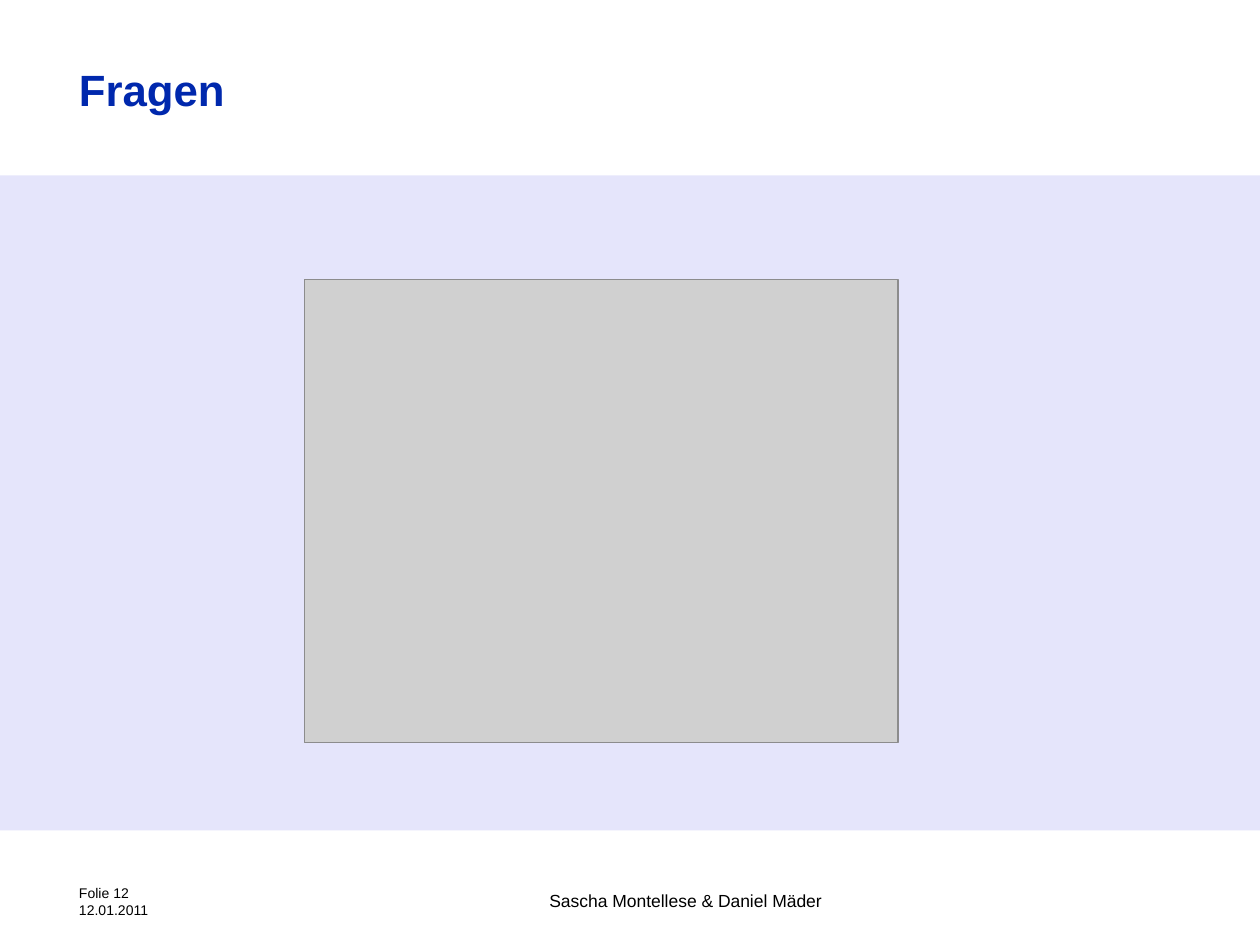
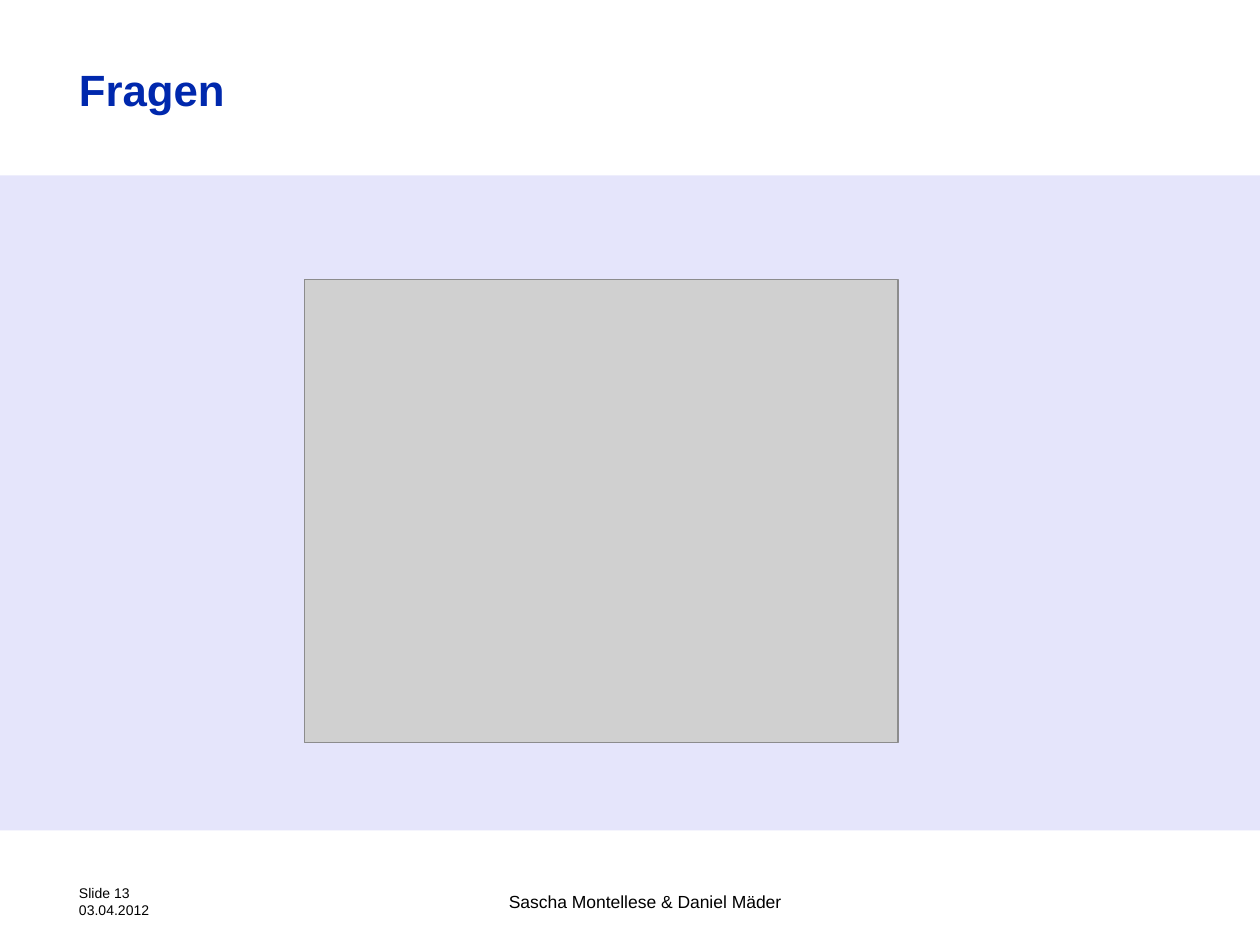
Before and after one commit to Montellese/TSM_MobOp, a slide deck: slide 13 of Starshooter.pptx (slide 12 before the commit). Drawn at 1260x945 pixels with LibreOffice and Linux fonts; fonts in the diff are those of the drawing; grey boxes stand for pictures; background and template pictures are left out. Boxes give left, top, right and bottom in pixels: in the first picture for what was removed or moved away, otherwise in the second. Text is boxed around its words. In the diff, an @@ line names an element or a change of style, - is before the commit and + after.

```diff
--- a/Starshooter.pptx
+++ b/Starshooter.pptx
@@ text at (x1=79, y1=888, x2=149, y2=915): text changed @@
-Folie 12
-12.01.2011
+Slide 13
+03.04.2012
@@ text "Sascha Montellese & Daniel Mäder" moved from (x1=549, y1=894, x2=821, y2=907) to (x1=509, y1=895, x2=781, y2=908) @@
@@ text "Sascha Montellese & Daniel Mäder" at (x1=509, y1=895, x2=781, y2=908): vertical alignment top to middle @@
```
Also in this commit, not shown: 11 other slides changed, 1 slide added, 3 other files.
